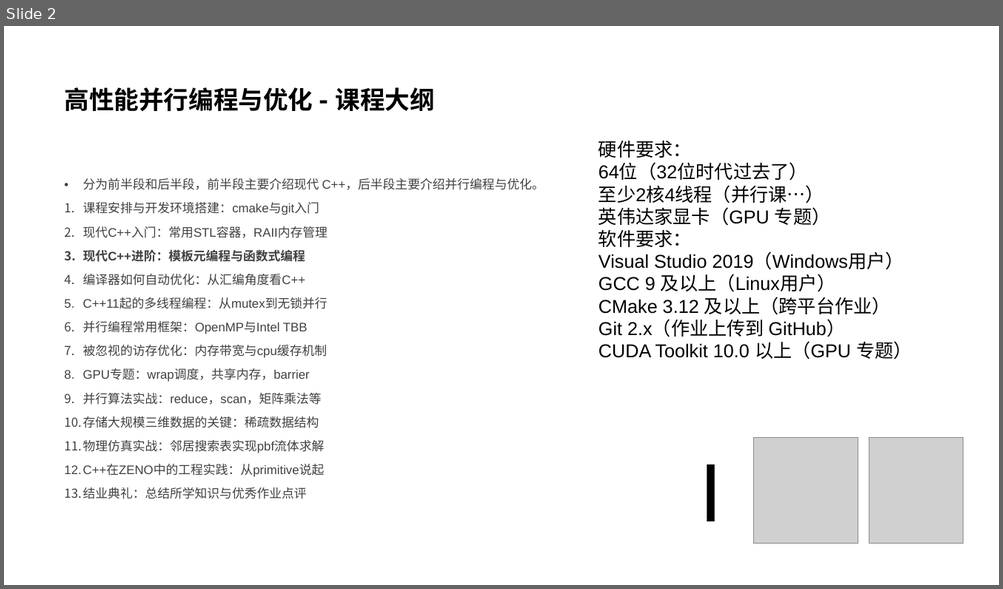
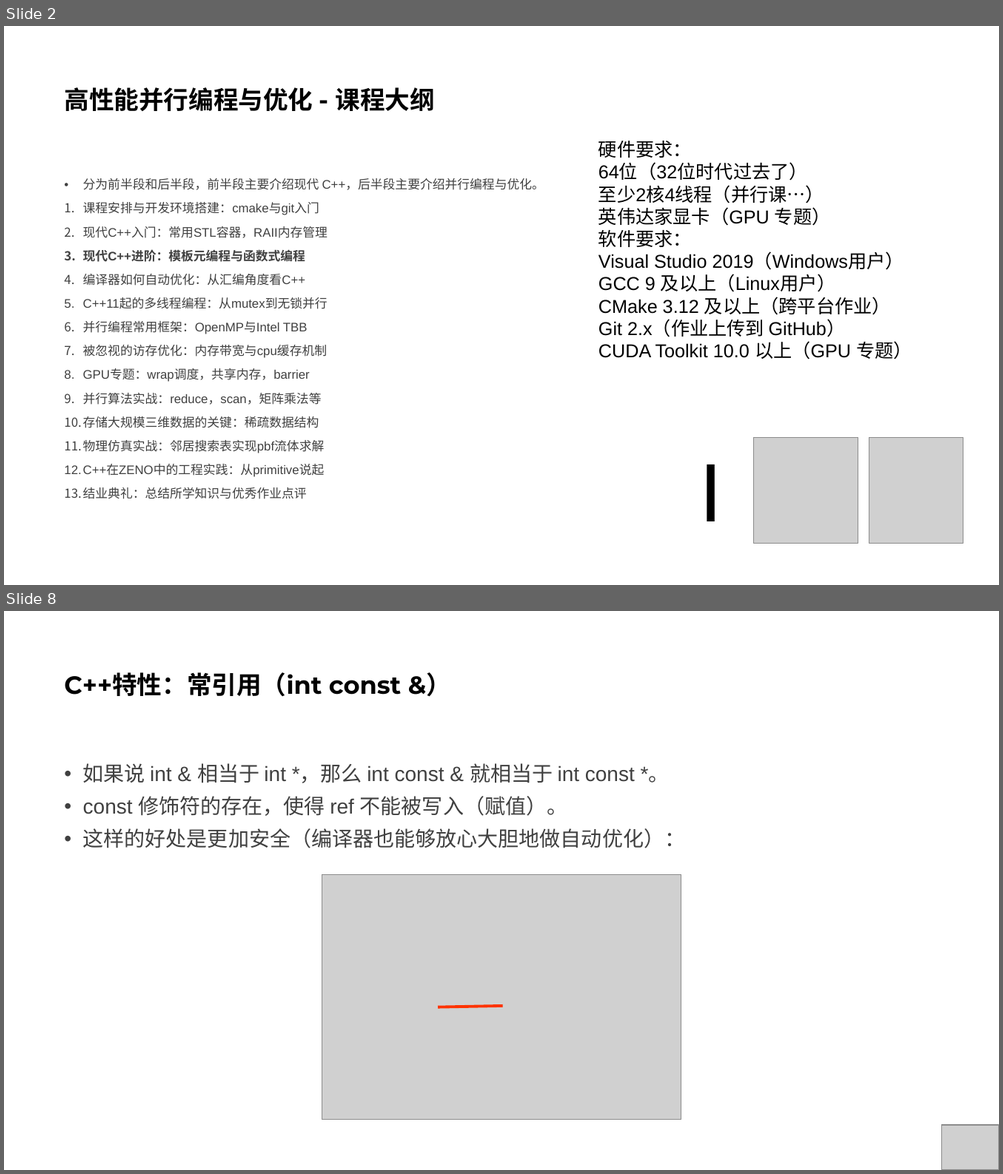
Before and after one commit to parallel101/course, a slide deck: 03/slides.pptx. Shown one above the other, each under a label of ours: slide 2 before the commit, slides 2 and 8 after it; the slides between them are not shown. The pictures are 1003x589 and 1003x1174 pixels, drawn with LibreOffice and Linux fonts; fonts in the diff are those of the drawing; grey boxes stand for pictures; background and template pictures are left out. Boxes give left, top, right and bottom in pixels: in the first picture for what was removed or moved away, otherwise in the second. Text is boxed around its words. In the diff, an @@ line names an element or a change of style, - is before the commit and + after.

```diff
--- a/03/slides.pptx
+++ b/03/slides.pptx
@@ slide 8 added at [4, 611, 999, 1170], background #FFFFFF @@
@@ title added at [64, 672, 401, 696], 24 pt, text #000000, bold @@
+C++特性：常引用（int const &）
@@ text added at [83, 763, 686, 849], 20 pt, text #404040 @@
+• 如果说 int & 相当于 int *，那么 int const & 就相当于 int const *。
+• const 修饰符的存在，使得 ref 不能被写入（赋值）。
+• 这样的好处是更加安全（编译器也能够放心大胆地做自动优化）：
@@ picture added at [322, 875, 681, 1120] @@
@@ line added from (438, 1007) to (503, 1006), #FF3300 2.75 pt @@
@@ picture added at [941, 1126, 999, 1170] @@
```
Also in this commit, not shown: 11 other slides added, 1 slide removed, 12 other files.
